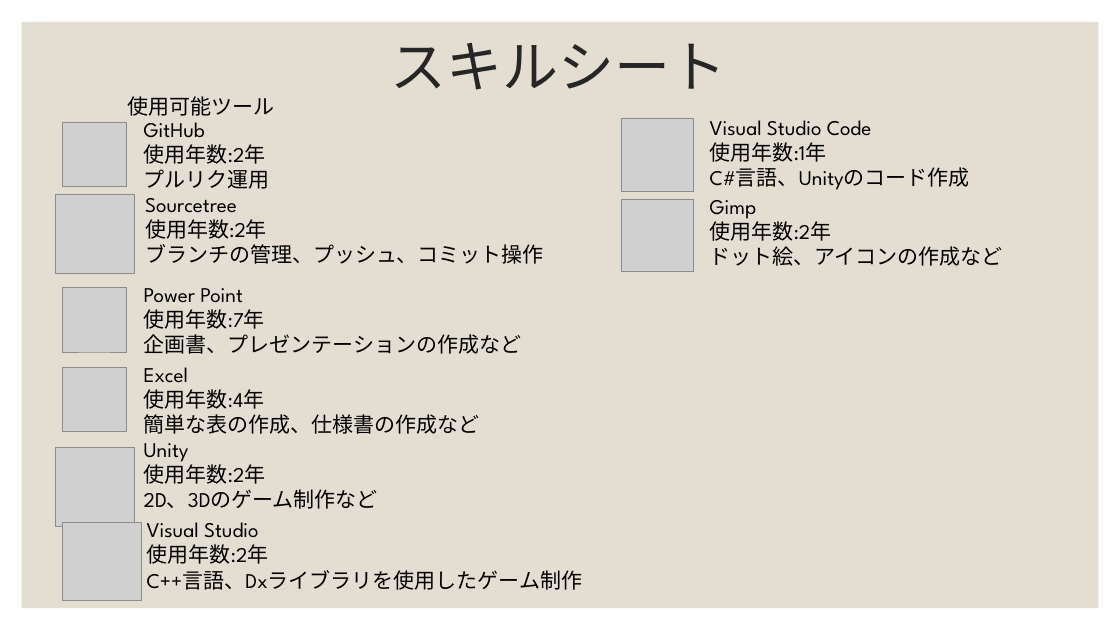
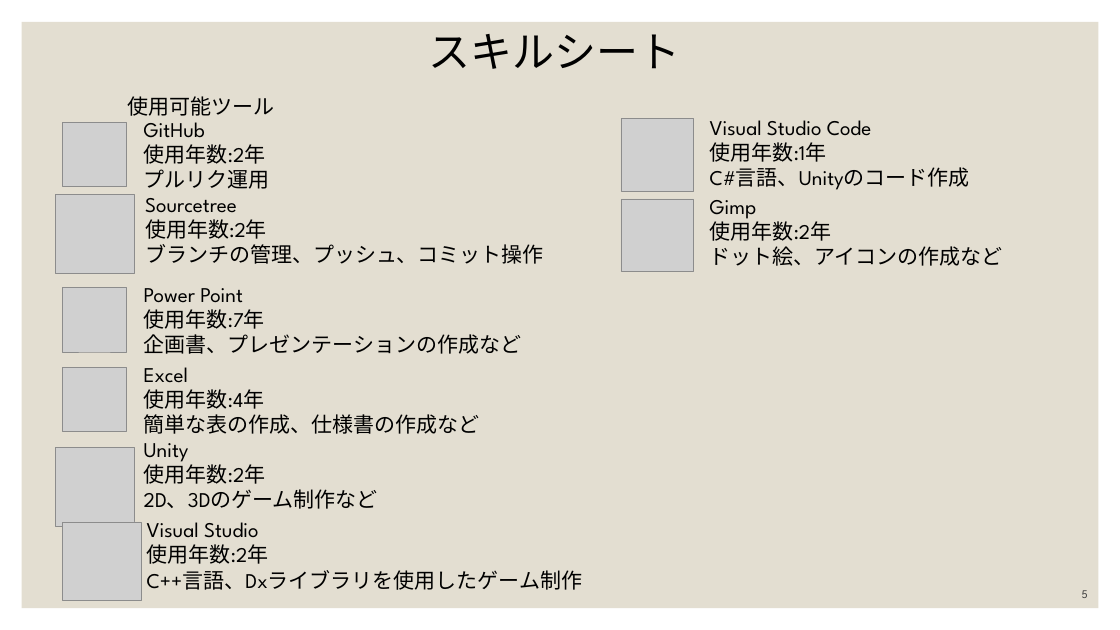
Before and after one commit to motineko-saka/2026_Winter_Game, a slide deck: slide 5 of 資料/2416005_遠藤直樹_ポートフォリオ.pptx (slide 3 before the commit). Drawn at 1120x630 pixels with LibreOffice and Linux fonts; fonts in the diff are those of the drawing; grey boxes stand for pictures. Boxes give left, top, right and bottom in pixels: in the first picture for what was removed or moved away, otherwise in the second. Text is boxed around its words. In the diff, an @@ line names an element or a change of style, - is before the commit and + after.

Commit message:
ポートフォリオ更新

```diff
--- a/資料/2416005_遠藤直樹_ポートフォリオ.pptx
+++ b/資料/2416005_遠藤直樹_ポートフォリオ.pptx
@@ text "スキルシート": place and size @@
-text "スキルシート" at (390,43,726,90)
+text "スキルシート" at (428,34,680,69)
@@ text "スキルシート" at (428,34,680,69): size 48 to 36 pt, text colour #262626 to #000000; alignment left to centre; line spacing 0.9 to 1; vertical alignment middle to top @@
@@ page number added at (1082,590,1088,598), 10 pt, text #404040 @@
+5
```
Also in this commit, not shown: 10 other slides changed, 3 slides added.
